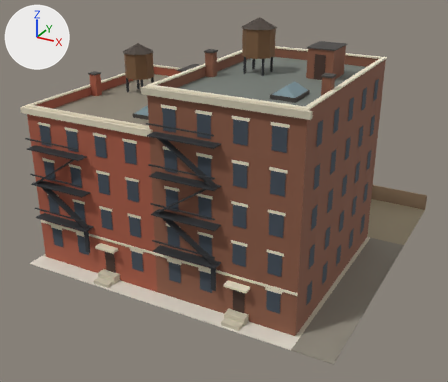
The glTF model public/models/apartments.glb: old version first, new version second.
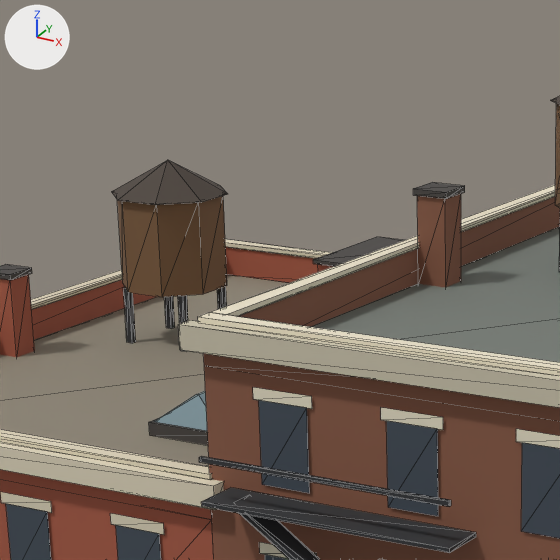
Each version is shown whole from a camera (50 mm lens) standing at (25.57, -50.81, 29.81) and looking at (-0.73, -2.98, 5.9), then close up on the part from 21% to 54% of the width and 0% to 40% of the height. The lights are fixed; the arrows at upper left show +X, +Y and +Z. The first two pictures are the older version. The close-ups show mesh edges as thin lines. Vertices at exactly the same position are counted once.

Names of what the first close-up shows: 'apartments'.
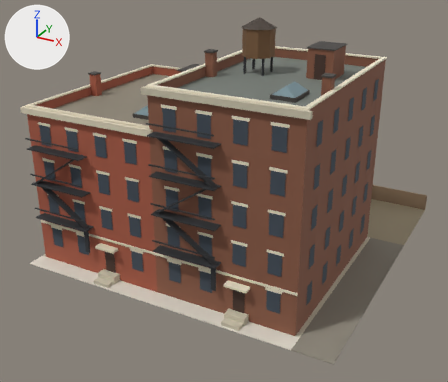
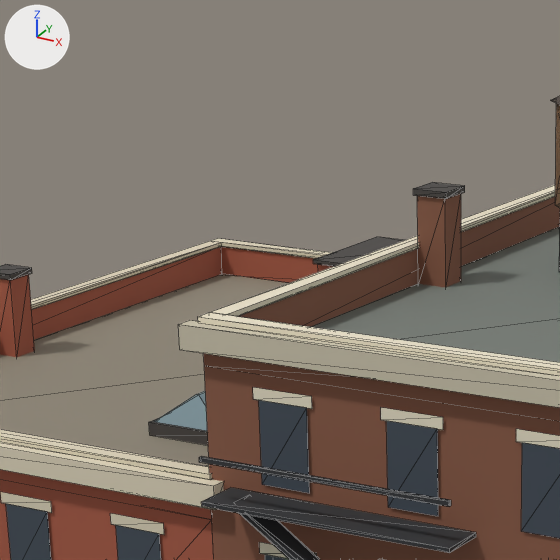
The change in detail:
me_apartments is used by ob_apartments; location (0.0, 0.0, 0.0).
me_apartments had 1456 vertices, 1582 faces and spanned x -15.0..15.0, y -15.0..15.0, z 0.0..22.1.
me_apartments now has 1399 vertices, 1492 faces and spans x -15.0..15.0, y -15.0..15.0, z 0.0..22.1.
me_apartments part 1: 6 loose pieces with 57 vertices, spanning x -12.4..-9.5, y -3.1..-0.2, z 14.1..18.8, are deleted.

Changed parts and their boxes (x1, y1, x2, y2) in the close-ups (560 x 560 px):
part 1 of me_apartments, deleted
    before: (112, 160, 228, 351)
